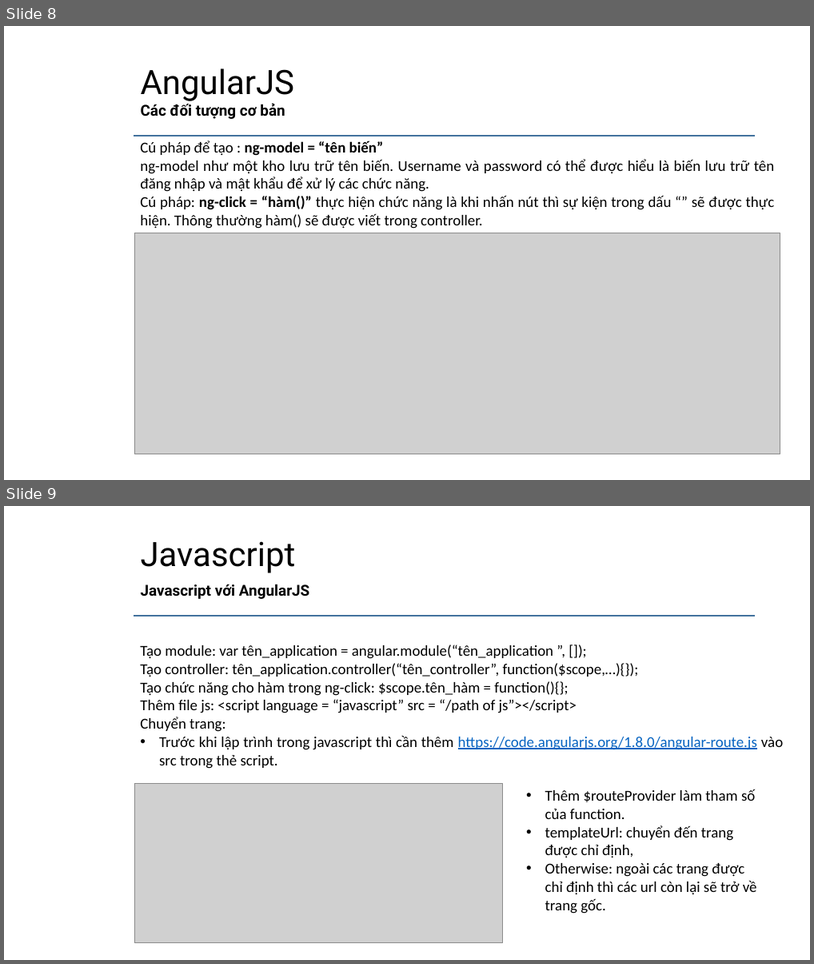
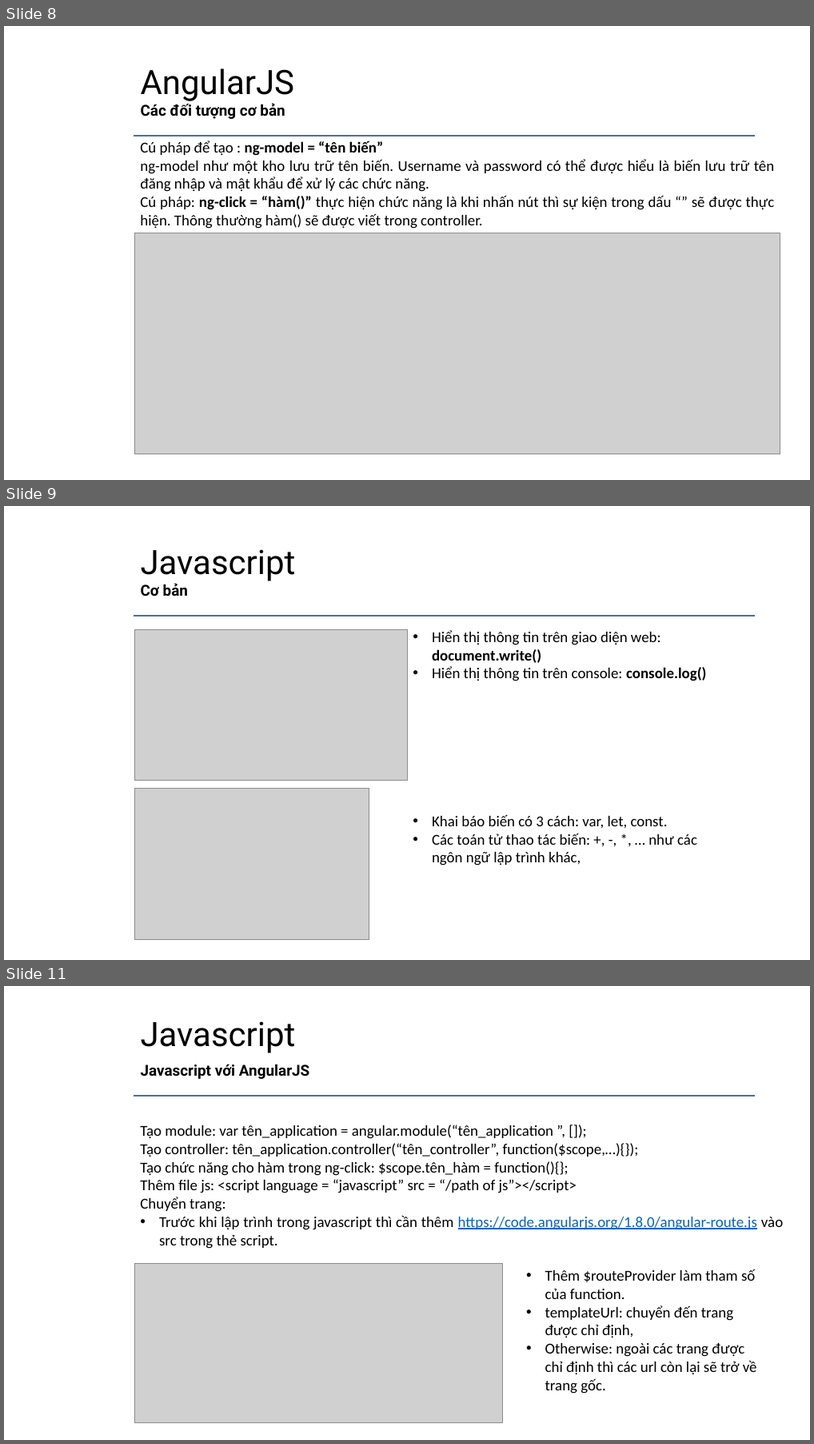
Before and after one commit to daotuyen9244/Indruino-Iot-Project, a slide deck: FW/Minh/Task4/Task4 - Minh.pptx. Shown one above the other, each under a label of ours: slides 8 and 9 before the commit, slides 8, 9 and 11 after it; the slides between them are not shown. The pictures are 814x964 and 814x1444 pixels, drawn with LibreOffice and Linux fonts; fonts in the diff are those of the drawing; grey boxes stand for pictures; background and template pictures are left out. Boxes give left, top, right and bottom in pixels: in the first picture for what was removed or moved away, otherwise in the second. Text is boxed around its words. In the diff, an @@ line names an element or a change of style, - is before the commit and + after.

Commit message:
PPT

```diff
--- a/FW/Minh/Task4/Task4 - Minh.pptx
+++ b/FW/Minh/Task4/Task4 - Minh.pptx
@@ slide 9 added at [4,506,810,960], background #FFFFFF; not listed: 1 template element that a slide beside it also shows @@
@@ title added at [141,549,296,581], 40 pt, text #000000 @@
+Javascript
@@ subtitle added at [141,583,188,596], 18 pt, text #000000, bold @@
+Cơ bản
@@ picture added at [134,629,407,780] @@
@@ text added at [432,630,706,681], 18 pt, text #000000 @@
+• Hiển thị thông tin trên giao diện web: document.write()
+• Hiển thị thông tin trên console: console.log()
@@ picture added at [134,788,370,939] @@
@@ text added at [432,814,698,865], 18 pt, text #000000 @@
+• Khai báo biến có 3 cách: var, let, const.
+• Các toán tử thao tác biến: +, -, *, … như các ngôn ngữ lập trình khác,
@@ what was slide 9 is now slide 11 @@
```
Also in this commit, not shown: 1 other slide added, 1 other file.
